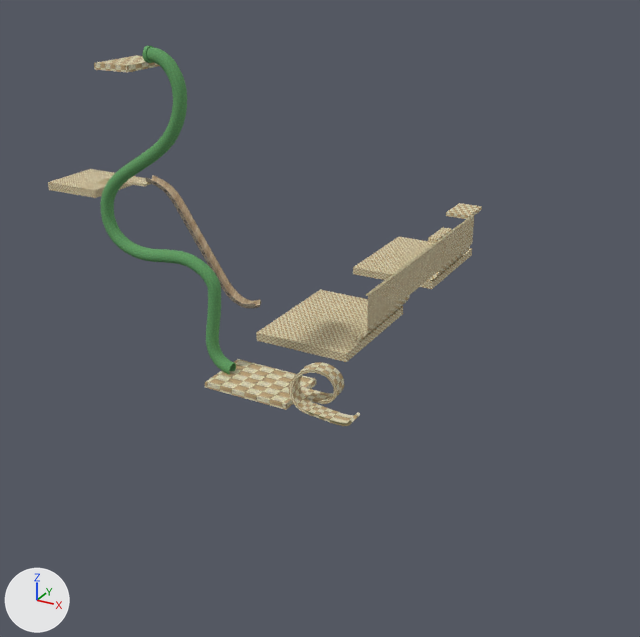
Two versions of the COLLADA model NewSonicThing/res/Models/Levels/Tutorial/TutorialUVTextures.dae, one commit apart.
One viewpoint serves both versions: a camera (50 mm lens) standing at (9474.0, -9997.0, 3507.0) and looking at (4069.0, -170.0, -1407.0). The lights are fixed; the arrows at lower left show +X, +Y and +Z. Where no turn or scale is listed for an object, it has been applied to the vertices. Vertices at the same position are counted once.
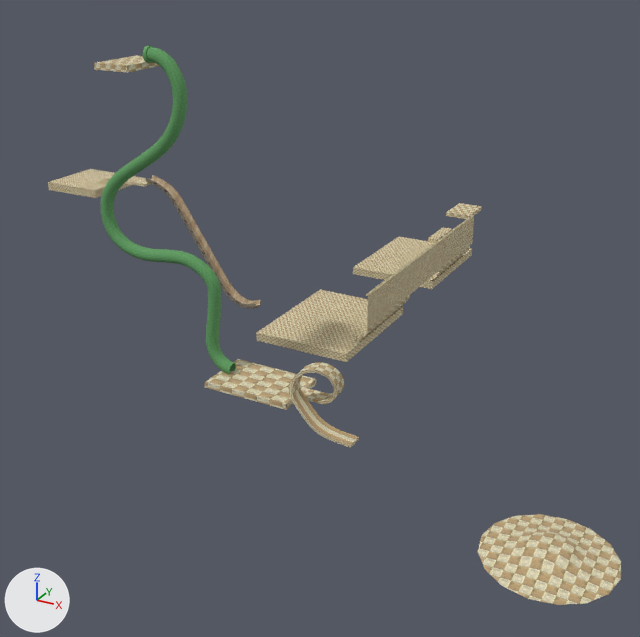
What differs and where, as boxes [x1, y1, x2, y2] in the pictures (640 x 637 px):
'Island', added (beige): after [478, 514, 621, 605]
'Spiral', reshaped (34% taller): before [289, 362, 360, 426]; after [289, 362, 359, 448]
part 1 of me_cuspiral, cut back: before [291, 392, 360, 426]; after [291, 392, 359, 448]

Edits to the bpy script that builds the scene:
```text
Change me_cuspiral:
    used by ob_spiral; location = (5131.0, -2340.0, -1200.0)
    remove me_cuspiral.from_pydata(...)  # 272 vertices, 538 faces; spans x -131.0..703.0, y -331.0..135.0, z -159.0..355.0
    add me_cuspiral.from_pydata(...)  # 236 vertices, 466 faces; spans x -131.0..682.0, y -323.0..135.0, z -406.0..355.0
    me_cuspiral part 1
    64 vertices are removed from x -45.0..703.0, y -331.0..-123.0, z -159.0..-1.0
    130 faces are deleted
    14 vertices are added at x 74.0..682.0, y -316.0, z -406.0..-154.0
    14 new vertices lie (0.0, 195.0, 0.0) away from vertices in x 74.0..682.0, y -316.0, z -406.0..-154.0
    58 new faces join them
Add me_plane_001:
    me_plane_001.from_pydata(...)  # 497 vertices, 960 faces; spans x 1383.0..2624.0, y -1544.0..-303.0, z 21.0..150.0
    me_plane_001.materials.append(mat_tile_png)  # picture img_tile_png
Add ob_island:
    ob_island = bpy.data.objects.new('Island', me_plane_001)
    ob_island.location = (6181.0, -2533.0, -1594.0)
```
